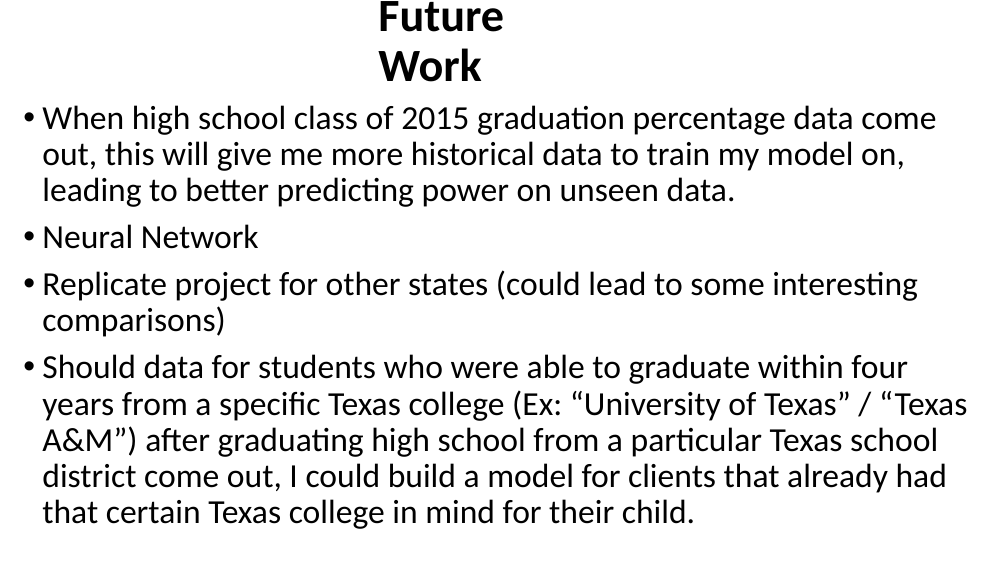
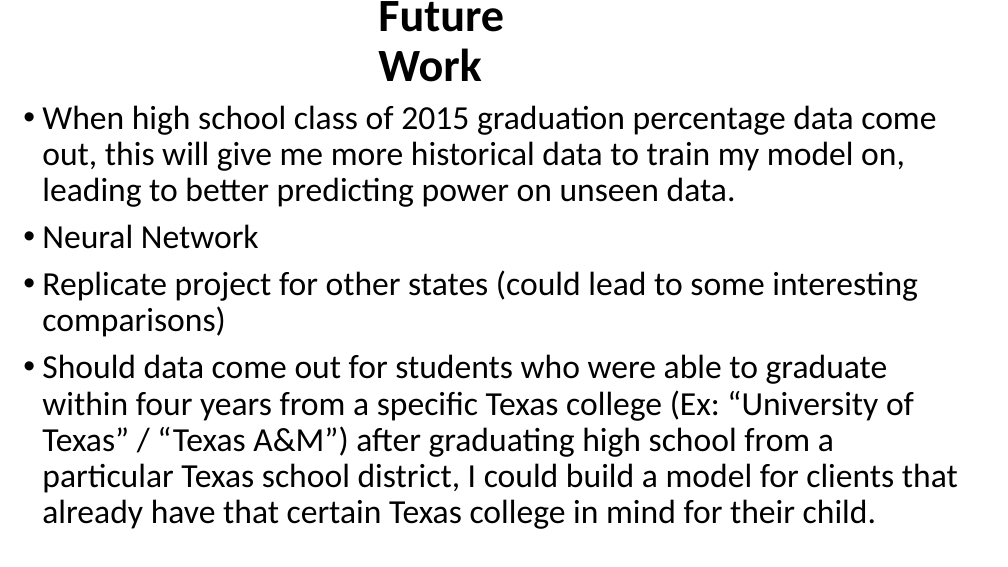
Before and after one commit to RachidRezzik/Texas_GradPercent_Predictor, a slide deck: slide 21 of TexasDistrictForecast.pptx. Drawn at 1008x567 pixels with LibreOffice and Linux fonts; fonts in the diff are those of the drawing. Boxes give left, top, right and bottom in pixels: in the first picture for what was removed or moved away, otherwise in the second. Text is boxed around its words. In the diff, an @@ line names an element or a change of style, - is before the commit and + after.

```diff
--- a/TexasDistrictForecast.pptx
+++ b/TexasDistrictForecast.pptx
@@ text at (x1=42, y1=354, x2=958, y2=529): text changed @@
-• Should data for students who were able to graduate within four years from a specific Texas college (Ex: “University of Texas” / “Texas A&M”) after graduating high school from a particular Texas school district come out, I could build a model for clients that already had that certain Texas college in mind for their child.
+• Should data come out for students who were able to graduate within four years from a specific Texas college (Ex: “University of Texas” / “Texas A&M”) after graduating high school from a particular Texas school district, I could build a model for clients that already have that certain Texas college in mind for their child.
```
Also in this commit, not shown: 1 other slide changed, 1 other file.
